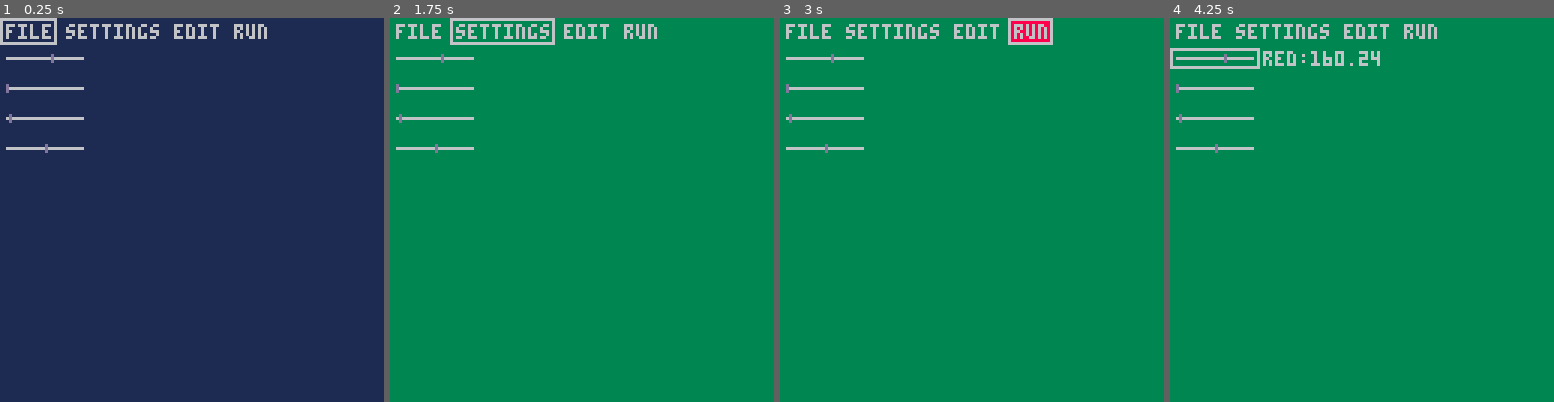
Above: before the commit, frames 1-4 (left to right).
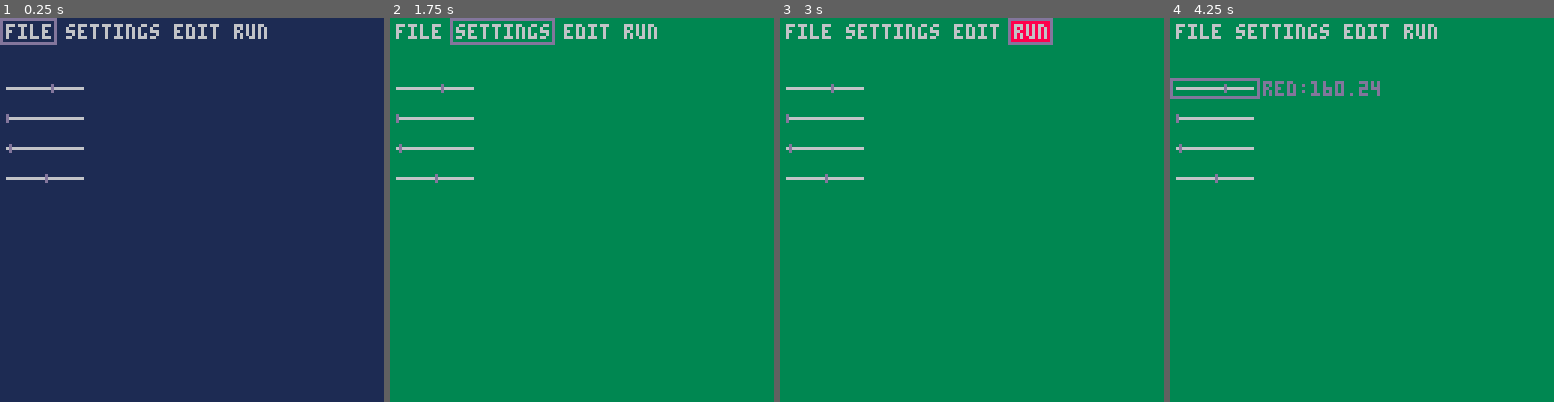
Above: after the commit, the same moments.

Repository: jmcarlson0320/pico8_dev
Game: PICO-8 cartridge modules/ui.p8
Same seed, same stepped clock (60 frames per second), same inputs: the game is played once before the commit and once after it.
Inputs:
- Up to frame 1 (0.25 s): no input
- Up to frame 2 (1.75 s): tap X (X key) at 0.33, 1.07 s; tap O (Z key) at 0.7, 1.7 s; hold Right from 1.6 s (still down)
- Up to frame 3 (3 s): tap X (X key) at 1.85, 2.97 s; release Right at 2.1 s; tap O (Z key) at 2.1, 2.5, 2.9 s; hold Up 2.15-2.42 s; hold Right from 2.47 s (still down)
- Up to frame 4 (4.25 s): release Right at 3.03 s; hold Left 3.08-3.58 s; tap O (Z key) at 3.3, 3.7, 4.1 s; hold Down 3.63-3.97 s; hold Right from 4.02 s (still down); tap X (X key) at 4.08 s

The runs differ from the first frame. In frame 1, 0.8% of the frame differs, in the area x 0-22%, y 0-43%; in frame 2, 1.0%; in frame 3, 0.7%; in frame 4, 2.3%, in the area x 0-55%, y 7-43%.

Commit message:
Tweak ui drawing

Diff:
--- a/modules/ui.p8
+++ b/modules/ui.p8
@@ -31,10 +31,10 @@
     do_button(2, "settings", 20, 0, cursor_over(2))
     do_button(3, "edit", 56, 0, cursor_over(3))
     do_button(4, "run", 76, 0, cursor_over(4))
-    red = do_slider(5, "red", 0, 10, cursor_over(5), 0, 256, red, 25)
-    blue = do_slider(6, "blue", 0, 20, cursor_over(6), 0, 1, blue, 25)
-    green = do_slider(7, "green", 0, 30, cursor_over(7), 0, 250, green, 25)
-    alpha = do_slider(8, "alpha", 0, 40, cursor_over(8), 0, 100, alpha, 25)
+    red = do_slider(5, "red", 0, 20, cursor_over(5), 0, 256, red, 25)
+    blue = do_slider(6, "blue", 0, 30, cursor_over(6), 0, 1, blue, 25)
+    green = do_slider(7, "green", 0, 40, cursor_over(7), 0, 250, green, 25)
+    alpha = do_slider(8, "alpha", 0, 50, cursor_over(8), 0, 100, alpha, 25)
 end
 
 -->8
@@ -94,7 +94,7 @@
         rectfill(x, y, x + w, y + h, 8)
     end
     if over then
-        rect(x, y, x + w, y + h, 6)
+        rect(x, y, x + w, y + h, 13)
     end
     print(txt, x + 2, y + 2, 6)
 end
@@ -136,8 +136,8 @@
         line(x + 2 + slider_offset, y + 2, x + 2 + slider_offset, y + 4, 8)
     end
     if over then
-        print(txt..":"..val, x + length + 6, y + 1, 6)
-        rect(x, y, x + length + 4, y + 6, 6)
+        print(txt..":"..val, x + length + 6, y + 1, 13)
+        rect(x, y, x + length + 4, y + 6, 13)
     end
 end
 
